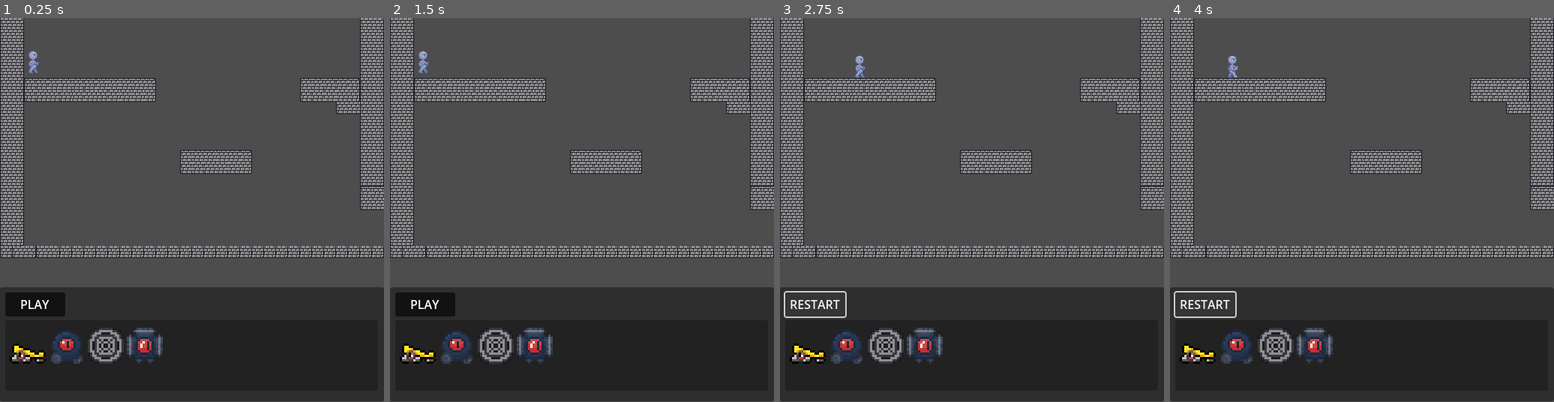
Above: before the commit, frames 1-4 (left to right).
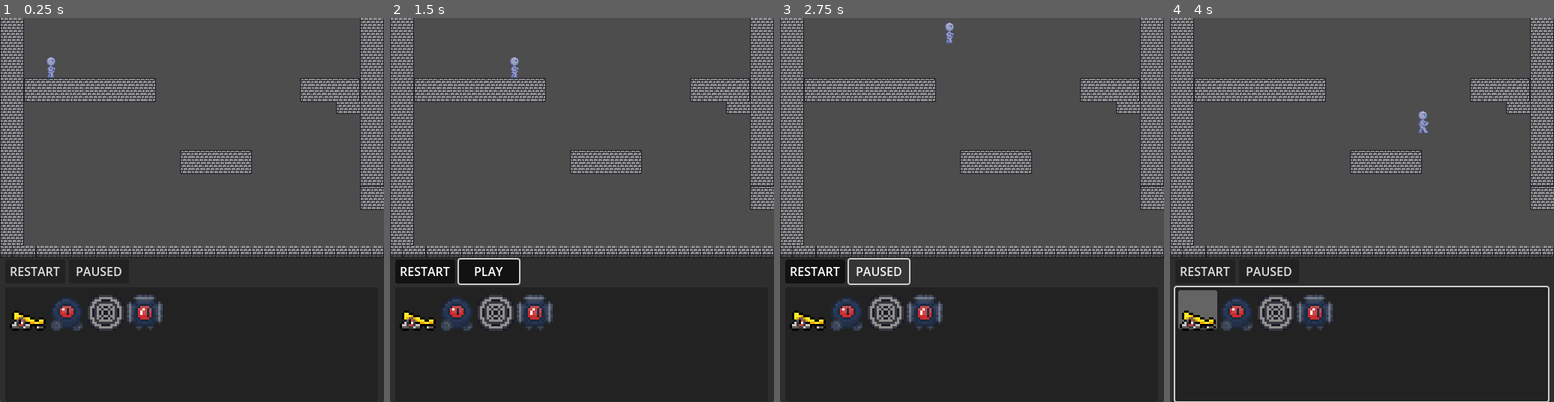
Above: after the commit, the same moments.

Repository: barndles/RolesReversedGMTK
Game: Godot game, scene res://Assets/Player/testLevel.tscn
The game is run twice, just before and just after one commit, with the same random seed, the same clock (stepped at 60 frames per second) and the same inputs. The engine's default icon, where the game draws it, is replaced by a stand-in: a white triangle on a blue panel in a dark square.
Inputs (mouse positions are in pixels of both pictures, inside the frame that each line leads up to):
- Up to frame 1 (0.25 s): no input
- Up to frame 2 (1.5 s): click (424, 271) at 0.5 s, where only the run after the commit has a clickable "RESTART"; click (489, 271) at 1.25 s, where only the run after the commit has a clickable "PAUSED"
- Up to frame 3 (2.75 s): click "PLAY" at 2 s
- Up to frame 4 (4 s): click "RESTART" at 2.75 s; click (1204, 306) at 3.5 s, where only the run before the commit has a clickable "PLAY"

The runs differ from the first frame. In frame 1, 12% of the frame differs, in the area x 0-100%, y 8-100%; in frame 2, 12%; in frame 3, 12%; in frame 4, 13%, in the area x 0-100%, y 9-100%.
Error before the commit: Invalid assignment of property or key 'paused' with value of type 'bool' on a base object of type 'null instance'. (res://Button.gd:8)

Commit message:
pause

Diff:
--- a/Button.gd
+++ b/Button.gd
@@ -3,11 +3,9 @@
 # Called every frame. 'delta' is the elapsed time since the previous frame.
 func _process(delta):
 	if button_pressed:
-		if self.text == "RESTART":
-			get_tree().reload_current_scene()
 		get_tree().paused = true
 		self.text = "PLAY"
 	else:
 		get_tree().paused = false
-		self.text = "RESTART"
+		self.text = "PAUSED"
 	pass
--- a/ItemMenu.tscn
+++ b/ItemMenu.tscn
@@ -1,5 +1,6 @@
-[gd_scene load_steps=7 format=3 uid="uid://by7ydp3ic6f4q"]
+[gd_scene load_steps=8 format=3 uid="uid://by7ydp3ic6f4q"]
 
+[ext_resource type="Script" path="res://Button_Reset.gd" id="1_tp1b1"]
 [ext_resource type="Texture2D" uid="uid://bktm5a1mwg83t" path="res://Assets/flipper/flipper_icon.png" id="2_gihjo"]
 [ext_resource type="Script" path="res://ItemList.gd" id="3_k2y0y"]
 [ext_resource type="Texture2D" uid="uid://bsre3o4oi4c0q" path="res://Assets/Bort-tholomeu_Icon.png" id="3_oikbf"]
@@ -18,18 +19,27 @@
 
 [node name="Panel" type="Panel" parent="."]
 layout_mode = 0
-offset_top = 359.0
+offset_top = 315.0
 offset_right = 512.0
-offset_bottom = 511.0
+offset_bottom = 512.0
 
-[node name="Button" type="Button" parent="Panel"]
+[node name="RESTART" type="Button" parent="Panel"]
 layout_mode = 0
 offset_left = 7.0
 offset_top = 7.0
 offset_right = 87.0
 offset_bottom = 39.0
 toggle_mode = true
-button_pressed = true
+text = "RESTART"
+script = ExtResource("1_tp1b1")
+
+[node name="PAUSE" type="Button" parent="Panel"]
+layout_mode = 0
+offset_left = 92.0
+offset_top = 7.0
+offset_right = 172.0
+offset_bottom = 39.0
+toggle_mode = true
 text = "PAUSED"
 script = ExtResource("4_731k0")
 
@@ -38,7 +48,7 @@
 offset_left = 7.0
 offset_top = 44.0
 offset_right = 504.0
-offset_bottom = 138.0
+offset_bottom = 196.0
 allow_reselect = true
 item_count = 4
 max_columns = 0
--- a/bouncer.tscn
+++ b/bouncer.tscn
@@ -3,6 +3,9 @@
 [ext_resource type="Script" path="res://bouncer.gd" id="1_2cuwj"]
 [ext_resource type="Texture2D" uid="uid://dri7wcdpk7tuk" path="res://icon.svg" id="2_w2ept"]
 [ext_resource type="Texture2D" uid="uid://bya1pm24g1g5l" path="res://Assets/Gears/Gear_maybes.png" id="3_vmhsm"]
+
+[sub_resource type="CircleShape2D" id="CircleShape2D_oinui"]
+radius = 9.05539
 
 [sub_resource type="AtlasTexture" id="AtlasTexture_qafsu"]
 atlas = ExtResource("3_vmhsm")
@@ -40,12 +43,13 @@
 "speed": 5.0
 }]
 
-[sub_resource type="CircleShape2D" id="CircleShape2D_tvtc5"]
-
 [node name="Bouncer" type="Area2D"]
 collision_layer = 0
 collision_mask = 28
 script = ExtResource("1_2cuwj")
+
+[node name="CollisionShape2D" type="CollisionShape2D" parent="."]
+shape = SubResource("CircleShape2D_oinui")
 
 [node name="Icon" type="Sprite2D" parent="."]
 visible = false
@@ -56,11 +60,4 @@
 sprite_frames = SubResource("SpriteFrames_asdm7")
 animation = &"spin"
 
-[node name="BounceTimeout" type="Timer" parent="."]
-wait_time = 0.2
-one_shot = true
-
-[node name="CollisionShape2D" type="CollisionShape2D" parent="."]
-shape = SubResource("CircleShape2D_tvtc5")
-
 [connection signal="body_entered" from="." to="." method="_on_body_entered"]
--- a/flipper.tscn
+++ b/flipper.tscn
@@ -67,7 +67,3 @@
 [node name="CollisionShape2D" type="CollisionShape2D" parent="Area2D"]
 position = Vector2(-14.5, 3)
 shape = SubResource("RectangleShape2D_unw6j")
-
-[node name="FlipTimeout" type="Timer" parent="."]
-wait_time = 0.2
-one_shot = true
